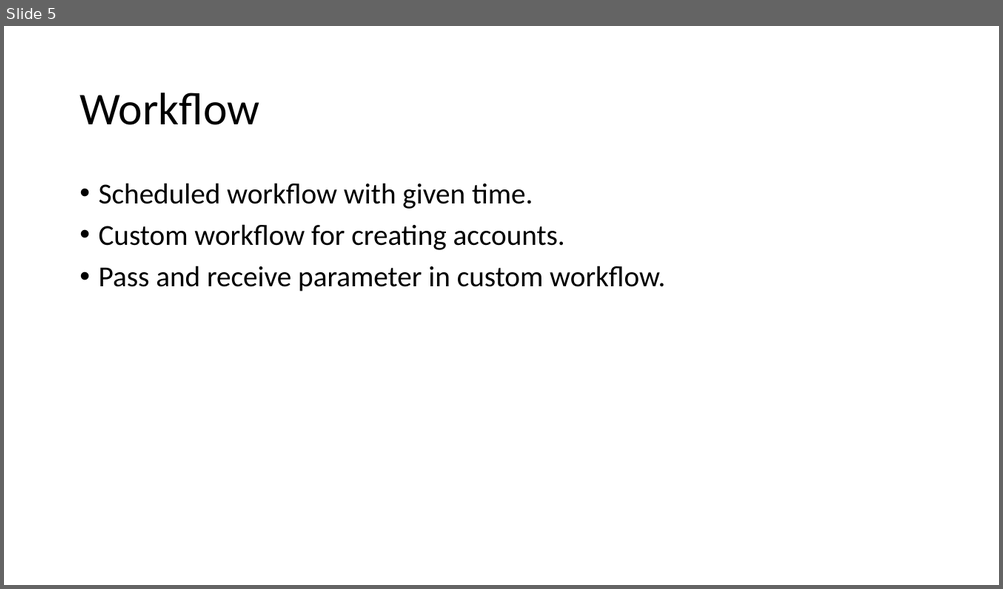
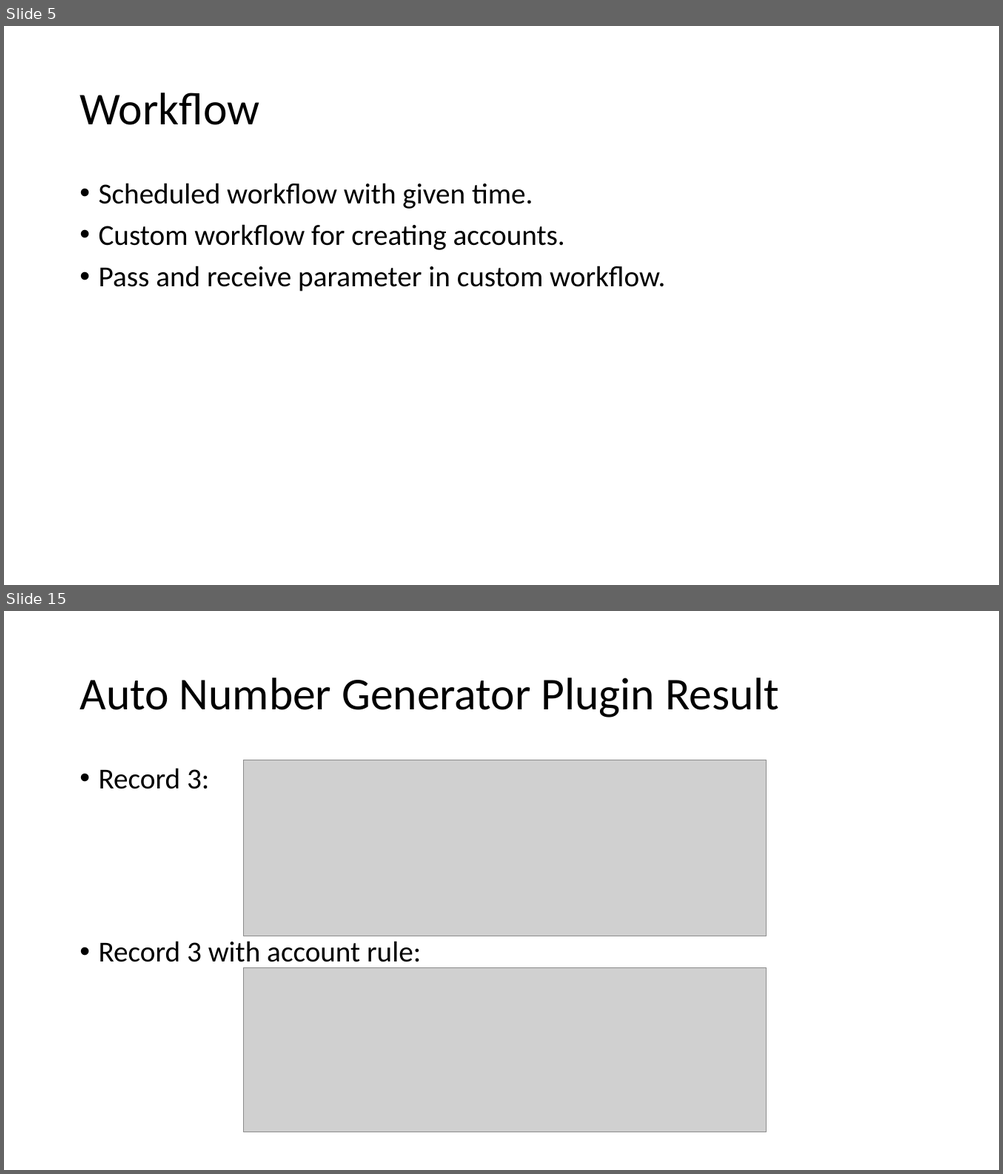
Before and after one commit to hevilhuy/Reports, a slide deck: Document/Report 3.pptx. Shown one above the other, each under a label of ours: slide 5 before the commit, slides 5 and 15 after it; the slides between them are not shown. The pictures are 1003x589 and 1003x1174 pixels, drawn with LibreOffice and Linux fonts; fonts in the diff are those of the drawing; grey boxes stand for pictures. Boxes give left, top, right and bottom in pixels: in the first picture for what was removed or moved away, otherwise in the second. Text is boxed around its words. In the diff, an @@ line names an element or a change of style, - is before the commit and + after.

```diff
--- a/Document/Report 3.pptx
+++ b/Document/Report 3.pptx
@@ slide 15 added at [4, 611, 999, 1170], background #FFFFFF @@
@@ title added at [79, 678, 779, 718], 44 pt, text #000000 @@
+Auto Number Generator Plugin Result
@@ picture added at [243, 760, 765, 937] @@
@@ text added at [99, 768, 421, 970], 28 pt, text #000000 @@
+• Record 3:
+• Record 3 with account rule:
@@ picture added at [243, 968, 765, 1133] @@
```
Also in this commit, not shown: 2 slides changed, 9 other slides added, 2 other files.
